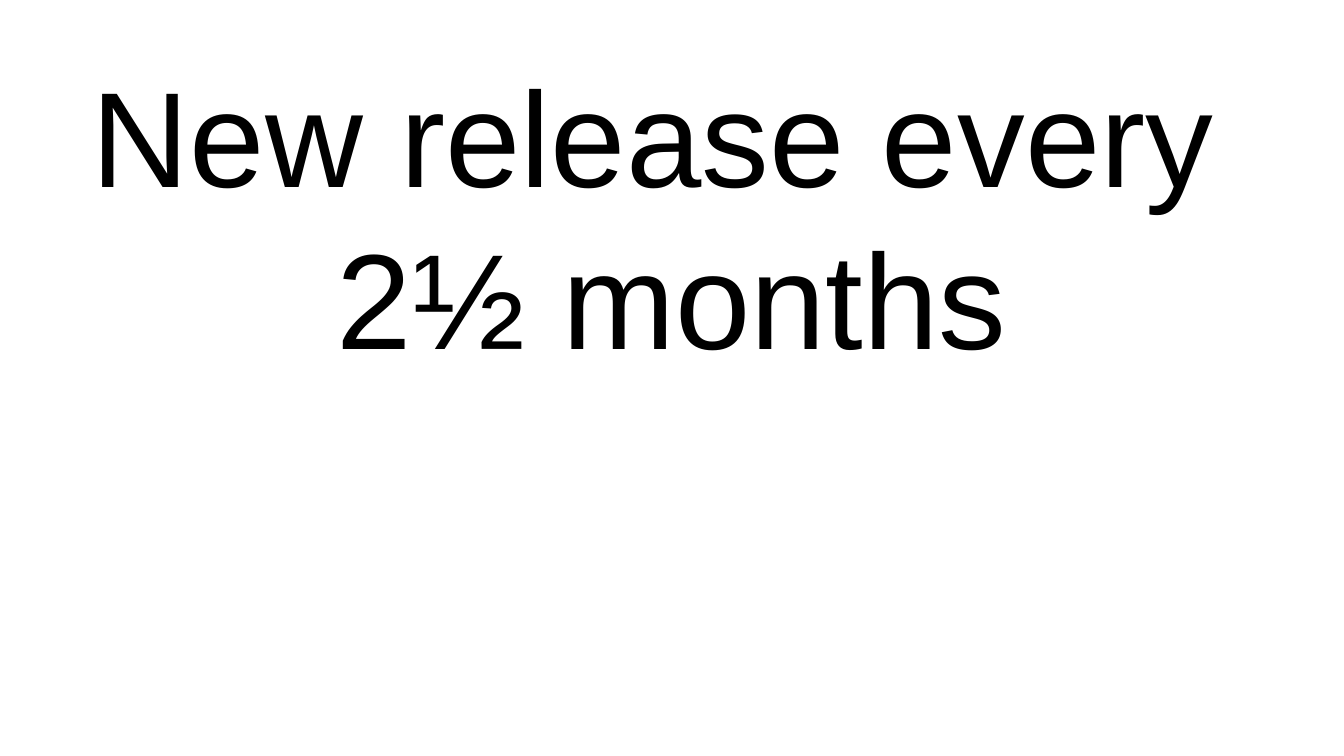
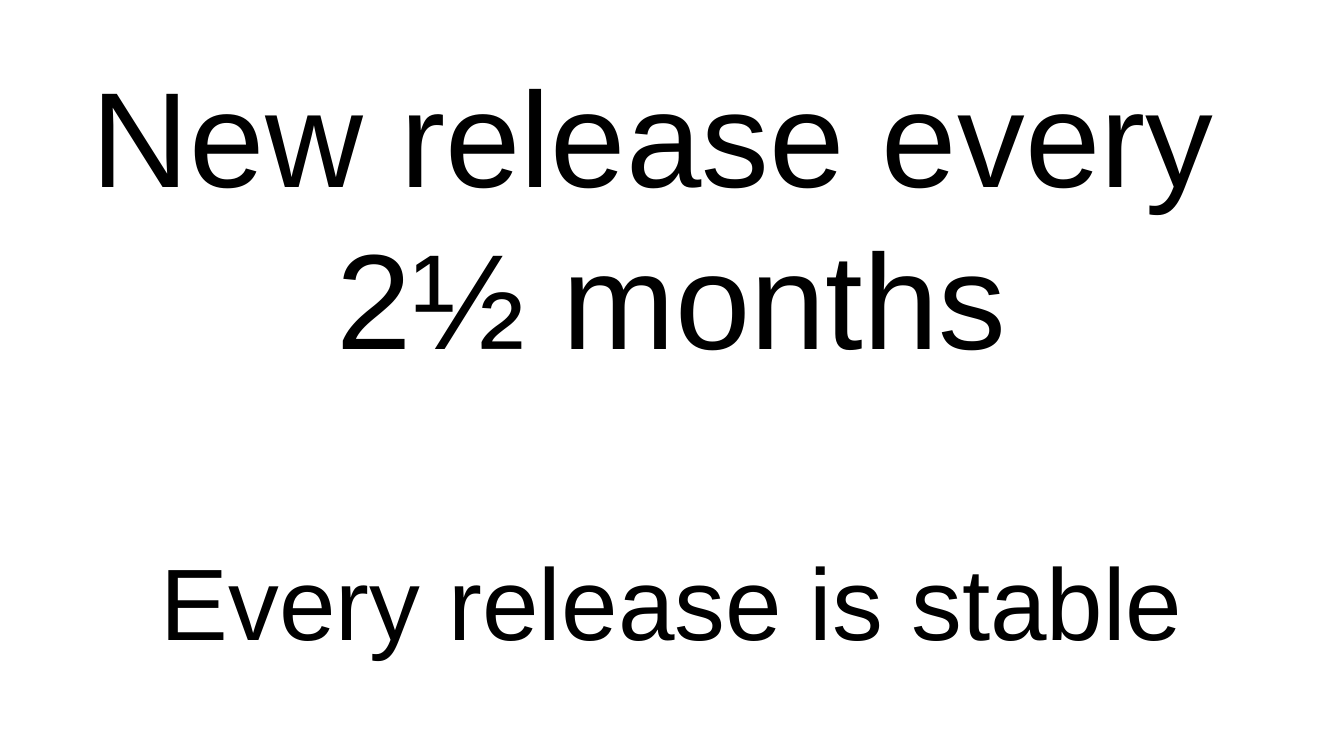
Before and after one commit to gregkh/kernel-development, a slide deck: slide 11 of kernel-development-wide.odp (slide 10 before the commit). Drawn at 1344x756 pixels with LibreOffice and Linux fonts; fonts in the diff are those of the drawing; background and template pictures are left out. Boxes give left, top, right and bottom in pixels: in the first picture for what was removed or moved away, otherwise in the second. Text is boxed around its words. In the diff, an @@ line names an element or a change of style, - is before the commit and + after.

```diff
--- a/kernel-development-wide.odp
+++ b/kernel-development-wide.odp
@@ text at (x1=161, y1=566, x2=1182, y2=659): paragraph added @@
+Every release is stable
```
Also in this commit, not shown: 8 other slides changed, 7 slides added, 5 slides removed, 2 other files.
